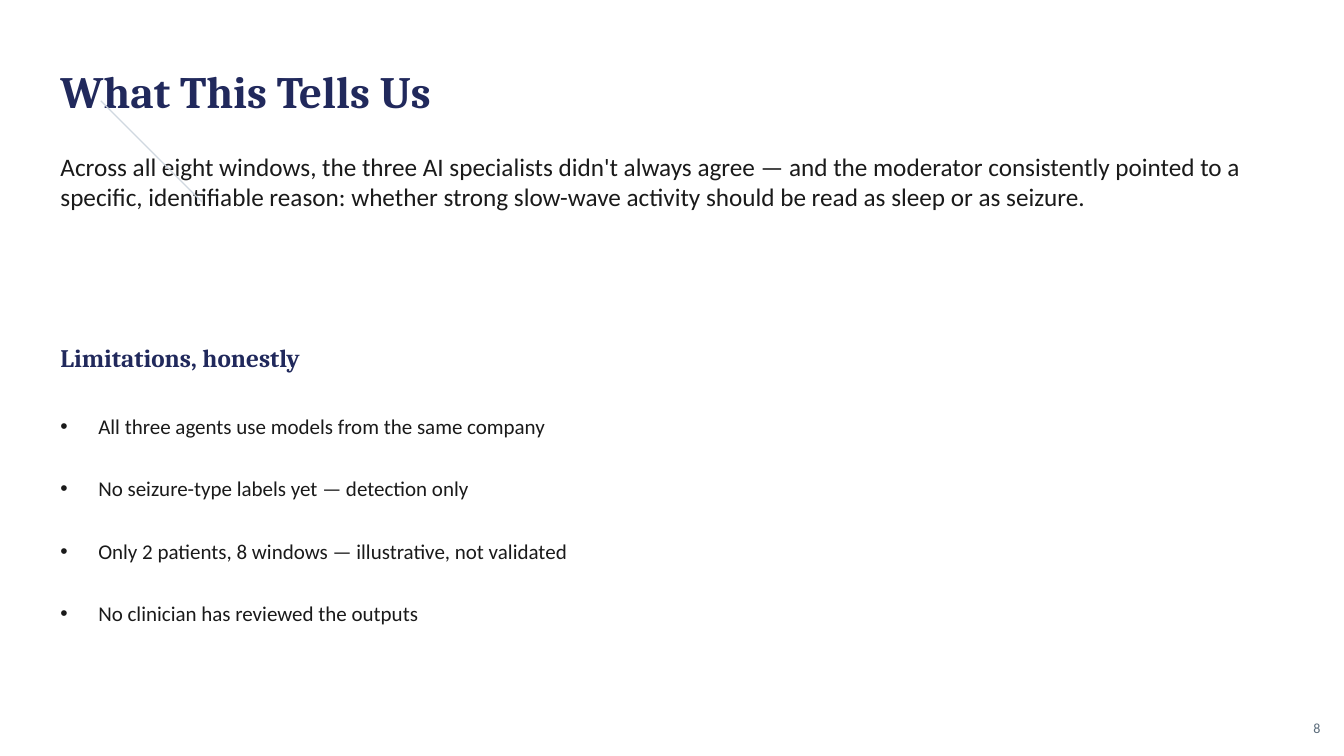
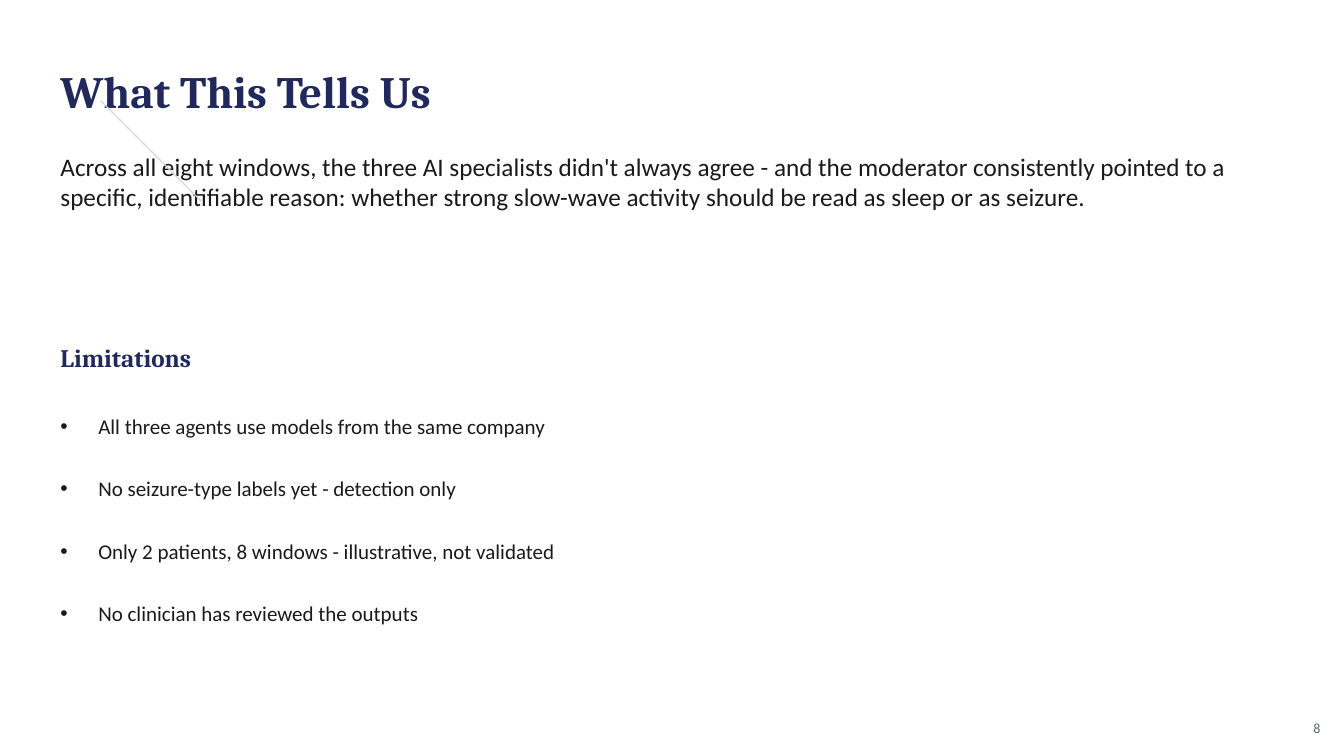
Before and after one commit to murali-github/msai-aih, a slide deck: slide 8 of NeuroAgent_Presentation.pptx. Drawn at 1344x756 pixels with LibreOffice and Linux fonts; fonts in the diff are those of the drawing. Boxes give left, top, right and bottom in pixels: in the first picture for what was removed or moved away, otherwise in the second. Text is boxed around its words. In the diff, an @@ line names an element or a change of style, - is before the commit and + after.

```diff
--- a/NeuroAgent_Presentation.pptx
+++ b/NeuroAgent_Presentation.pptx
@@ text at (60,155,1224,211): text changed @@
-Across all eight windows, the three AI specialists didn't always agree — and the moderator consistently pointed to a specific, identifiable reason: whether strong slow-wave activity should be read as sleep or as seizure.
+Across all eight windows, the three AI specialists didn't always agree - and the moderator consistently pointed to a specific, identifiable reason: whether strong slow-wave activity should be read as sleep or as seizure.
@@ text at (60,349,191,367): text changed @@
-Limitations, honestly
+Limitations
@@ text at (98,481,455,500): text changed @@
-• No seizure-type labels yet — detection only
+• No seizure-type labels yet - detection only
@@ text at (98,544,554,563): text changed @@
-• Only 2 patients, 8 windows — illustrative, not validated
+• Only 2 patients, 8 windows - illustrative, not validated
```
Also in this commit, not shown: 7 other slides changed, 1 other file.
